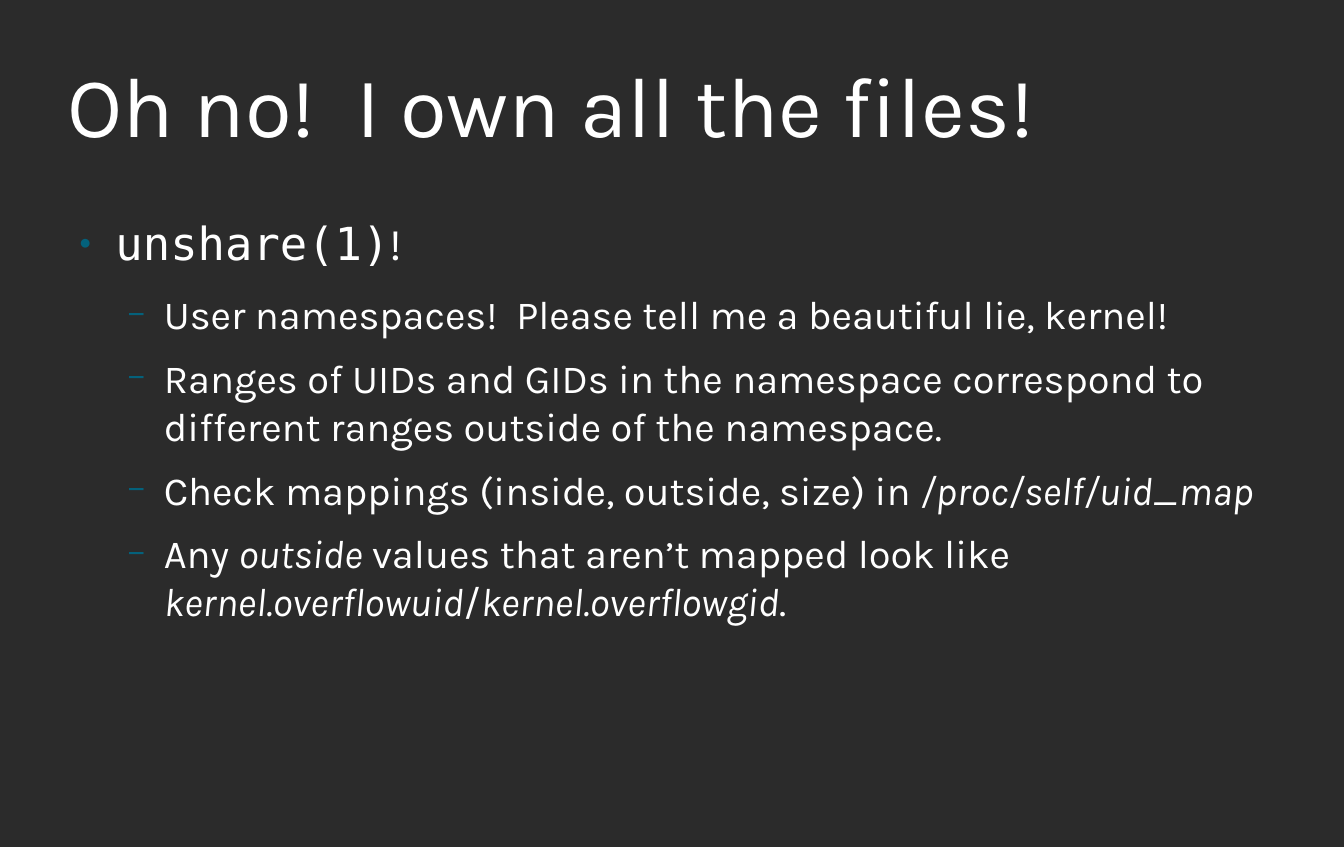
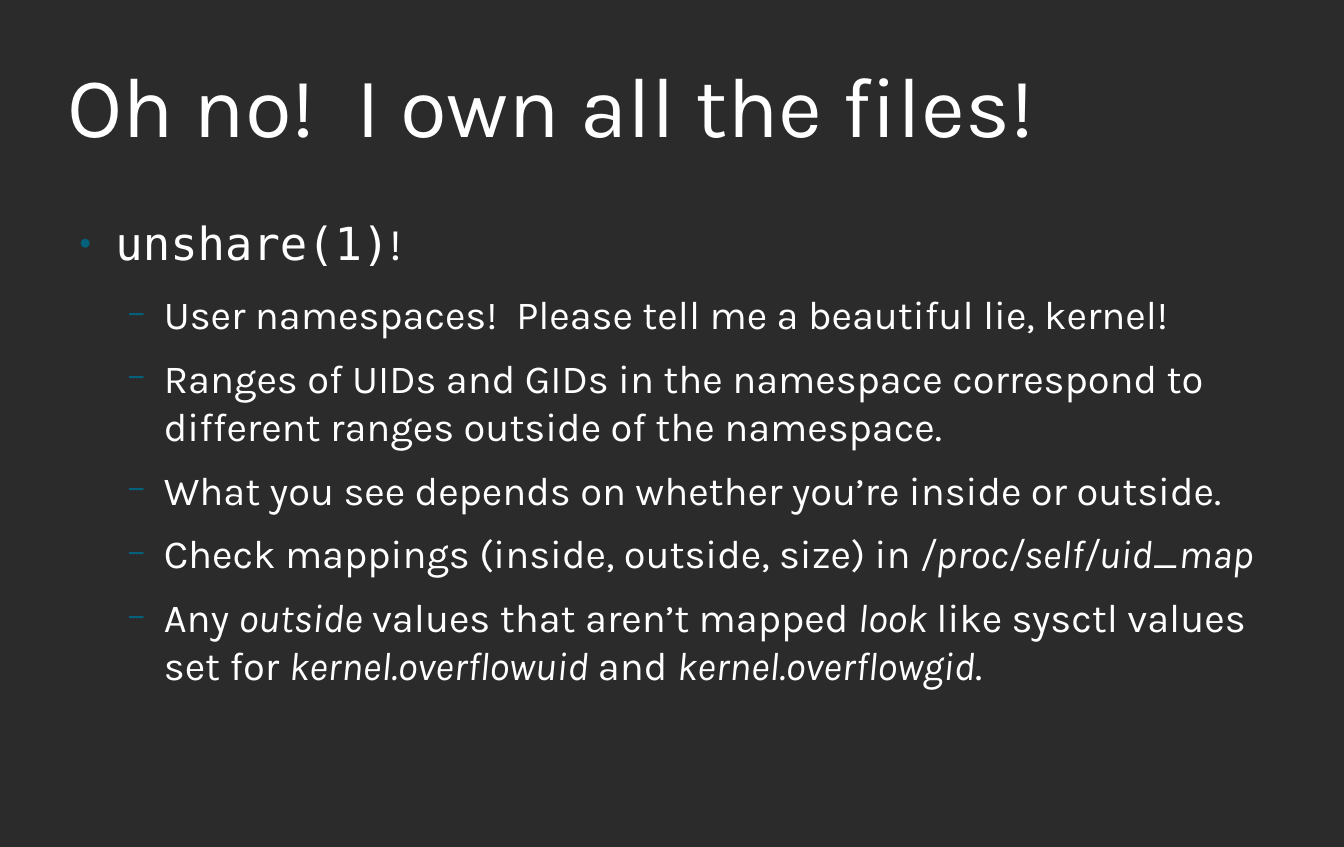
Before and after one commit to nalind/devconf.us-2018, a slide deck: slide 14 of images.odp. Drawn at 1344x847 pixels with LibreOffice and Linux fonts; fonts in the diff are those of the drawing; background and template pictures are left out; a plain dark background stands for a picture behind light text. Boxes give left, top, right and bottom in pixels: in the first picture for what was removed or moved away, otherwise in the second. Text is boxed around its words. In the diff, an @@ line names an element or a change of style, - is before the commit and + after.

```diff
--- a/images.odp
+++ b/images.odp
@@ text at (x1=164, y1=477, x2=1222, y2=515): paragraph added @@
+  − What you see depends on whether you’re inside or outside.
@@ text at (x1=164, y1=604, x2=1245, y2=690): text changed; italic off @@
-  − Any outside values that aren’t mapped look like kernel.overflowuid/kernel.overflowgid.
+  − Any outside values that aren’t mapped look like sysctl values set for kernel.overflowuid and kernel.overflowgid.
```
Also in this commit, not shown: 16 other slides changed.
